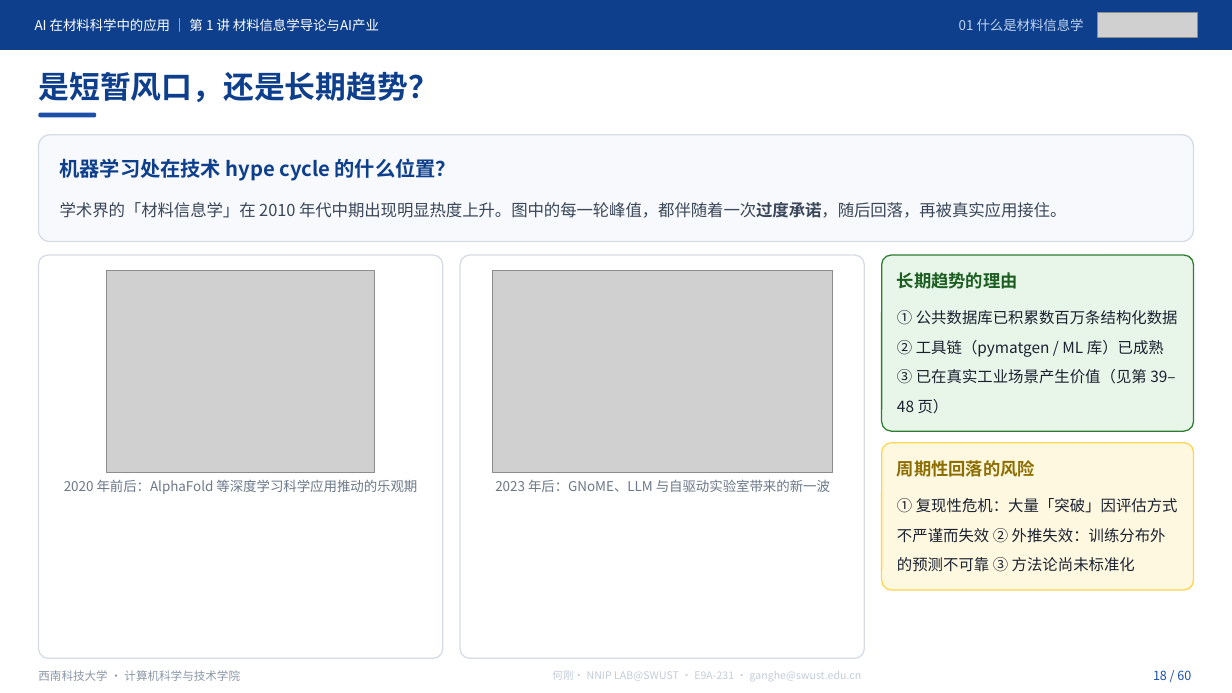
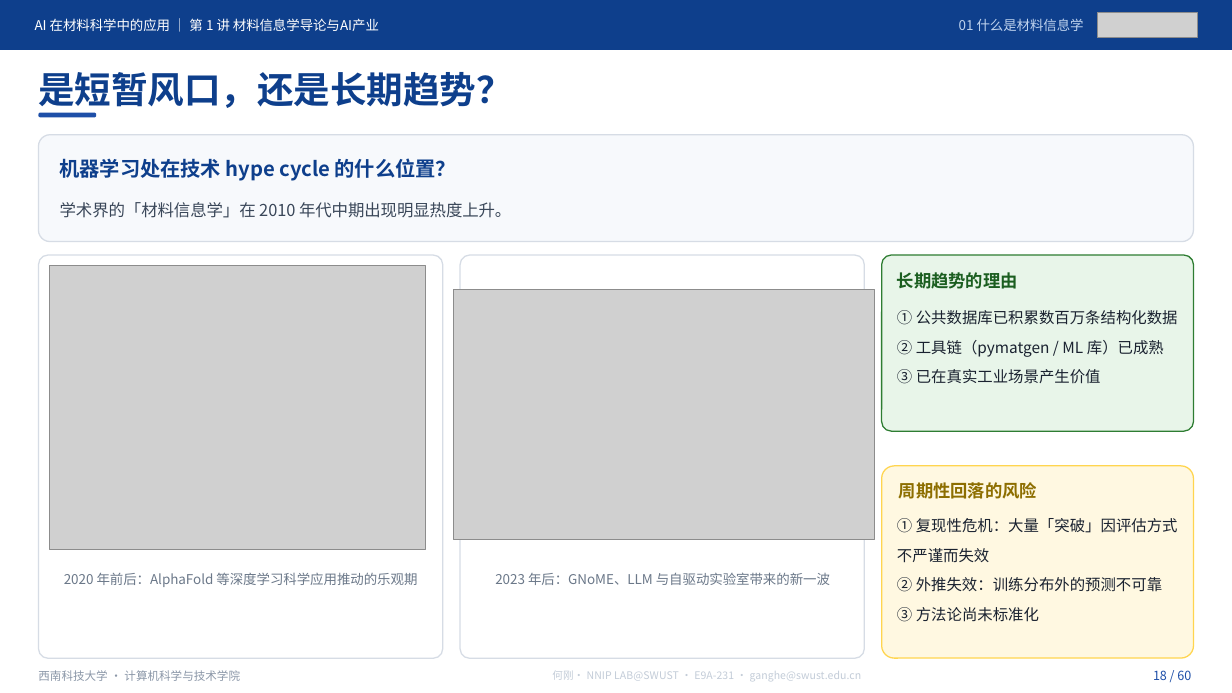
Before and after one commit to cosfrist/Applications-of-Artificial-Intelligence-in-Materials-Science-SWUST, a slide deck: slide 18 of lectures/01-材料信息学导论与AI产业/AI在材料科学中的应用-第1讲 材料信息学导论与AI产业-V5.pptx. Drawn at 1232x693 pixels with LibreOffice and Linux fonts; fonts in the diff are those of the drawing; grey boxes stand for pictures. Boxes give left, top, right and bottom in pixels: in the first picture for what was removed or moved away, otherwise in the second. Text is boxed around its words. In the diff, an @@ line names an element or a change of style, - is before the commit and + after.

Commit message:
课件更新：导论 / 第1讲手动修订，第2讲课件开放
导论（49 页，页数不变）
- 案例页统一加「概念示意（按文献重绘）」标注，区分示意与原文插图
- 证据边界收紧：火星制氧限定为地球实验室验证、尚未火星部署；
  Ti–Nb 标明为模拟应用而非新实验；弹性模量栏改为模型误差 MAE，
  不与材料模量值混同；不再宣称把可重复性写成目标函数
- P2 阅读导航补全 DOI 与 R1 第 1 章
- 新增逐页讲义、授课路线、SHA256 清单、课堂记录表（此前仓库只有课件）

第1讲（60 页，页数不变）
- 新增 8 张配图（约 1.9 MB），移除 2 张重复素材
- 科学表述修订：MGI 定位改为计算—数据—实验基础设施而非术语起点；
  Hall–Petch 斜率写明为经验拟合参数；P12 图注明「教学合成数据」
- P1 加课程仓库地址；P3 改为本讲预期目标，删去 90 分钟路线页内表
- code/ 补齐 运行预检-V5.py 与两份 README

第2讲（60 页）
- 首次发布课件；讲义、代码与表单仍待整讲验收后开放

校验
- 导论 SHA256 清单 6/6、第1讲 13/13 逐字节复算通过
- 顶层 README 发布状态同步；第 2 讲转为课件已发布

```diff
--- a/lectures/01-材料信息学导论与AI产业/AI在材料科学中的应用-第1讲 材料信息学导论与AI产业-V5.pptx
+++ b/lectures/01-材料信息学导论与AI产业/AI在材料科学中的应用-第1讲 材料信息学导论与AI产业-V5.pptx
@@ text "是短暂风口，还是长期趋势？" at [38, 72, 513, 113]: size 24 to 28.5 pt @@
@@ text at [60, 202, 511, 218]: text changed @@
-学术界的「材料信息学」在 2010 年代中期出现明显热度上升。图中的每一轮峰值，都伴随着一次过度承诺，随后回落，再被真实应用接住。
+学术界的「材料信息学」在 2010 年代中期出现明显热度上升。
@@ picture: place and size @@
-picture at [107, 271, 375, 473]
+picture at [49, 265, 425, 550]
@@ picture: place and size @@
-picture at [493, 271, 833, 473]
+picture at [454, 289, 875, 540]
@@ text at [897, 310, 1178, 384]: text changed @@
-① 公共数据库已积累数百万条结构化数据 ② 工具链（pymatgen / ML 库）已成熟 ③ 已在真实工业场景产生价值（见第 39–48 页）
+① 公共数据库已积累数百万条结构化数据 ② 工具链（pymatgen / ML 库）已成熟 ③ 已在真实工业场景产生价值
@@ rounded rectangle: place and size @@
-rounded rectangle at [882, 443, 1194, 590]
+rounded rectangle at [882, 466, 1194, 658]
@@ text "① 复现性危机：大量「突破」因评估方式不严谨而失效 ② 外推失效：训练分布外的预测不可靠 ③ ..." rewrapped from [897, 498, 1178, 572] to [897, 518, 1178, 622] @@
@@ text "周期性回落的风险": place and size @@
-text "周期性回落的风险" at [897, 460, 1035, 477]
+text "周期性回落的风险" at [899, 482, 1037, 499]
@@ text "2020 年前后：AlphaFold 等深度学习科学应用推动的乐观期": place and size @@
-text "2020 年前后：AlphaFold 等深度学习科学应用推动的乐观期" at [64, 480, 417, 494]
+text "2020 年前后：AlphaFold 等深度学习科学应用推动的乐观期" at [64, 573, 417, 587]
@@ text "2023 年后：GNoME、LLM 与自驱动实验室带来的新一波": place and size @@
-text "2023 年后：GNoME、LLM 与自驱动实验室带来的新一波" at [495, 479, 830, 492]
+text "2023 年后：GNoME、LLM 与自驱动实验室带来的新一波" at [495, 572, 830, 585]
```
Also in this commit, not shown: 55 other slides changed, 20 other files.
